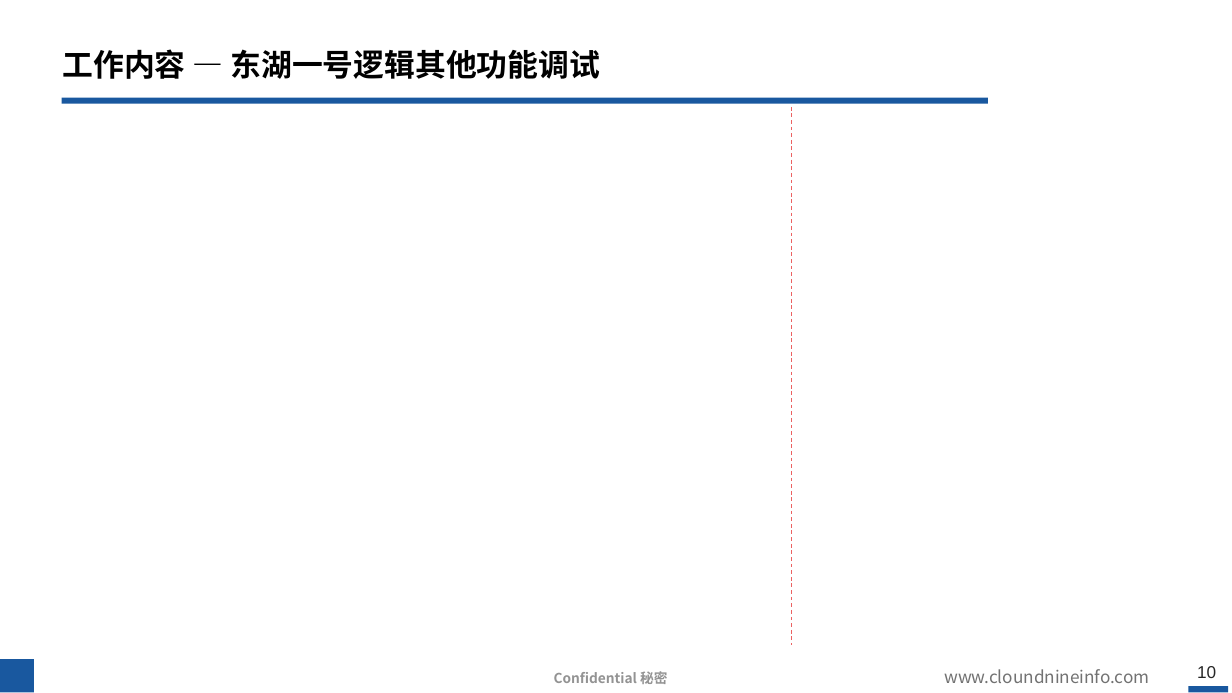
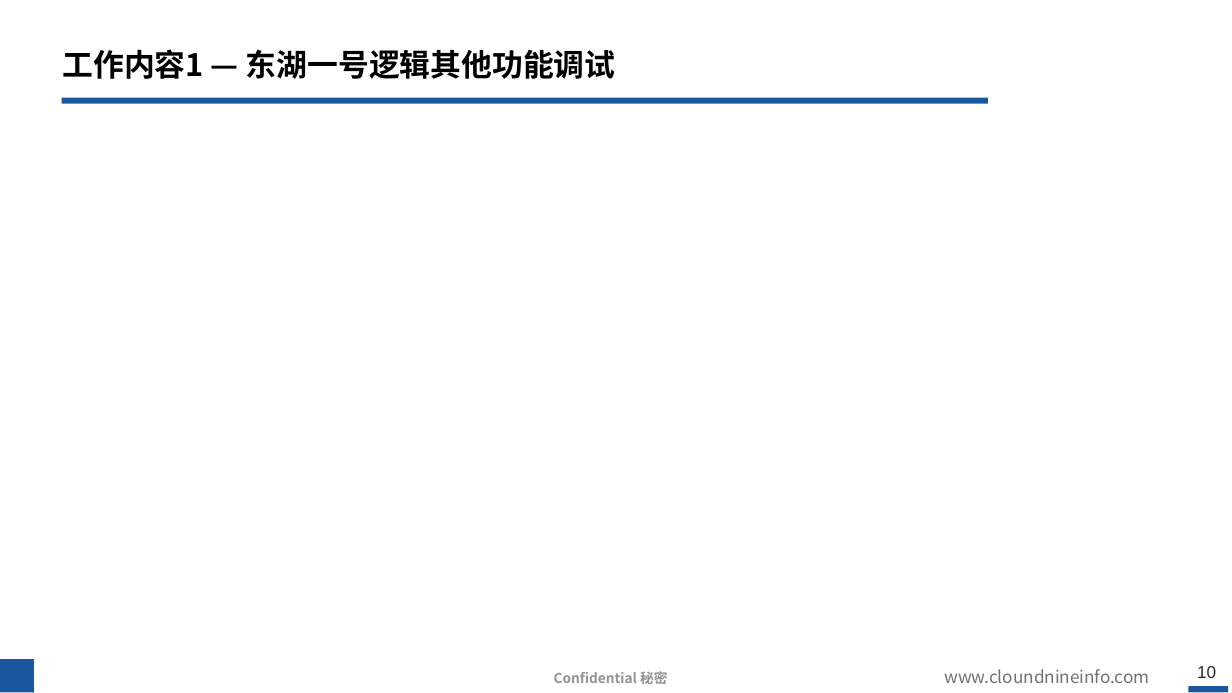
Before and after one commit to hahada-998/Tieta_code, a slide deck: slide 10 of 转正答辩.pptx. Drawn at 1232x693 pixels with LibreOffice and Linux fonts; fonts in the diff are those of the drawing; background and template pictures are left out. Boxes give left, top, right and bottom in pixels: in the first picture for what was removed or moved away, otherwise in the second. Text is boxed around its words. In the diff, an @@ line names an element or a change of style, - is before the commit and + after.

```diff
--- a/转正答辩.pptx
+++ b/转正答辩.pptx
@@ title at bbox=[63, 49, 616, 79]: text changed @@
-工作内容 — 东湖一号逻辑其他功能调试
+工作内容1 — 东湖一号逻辑其他功能调试
@@ line removed from (791, 107) to (791, 645) @@
```
Also in this commit, not shown: 4 other slides changed, 4 slides added, 1 other file.
